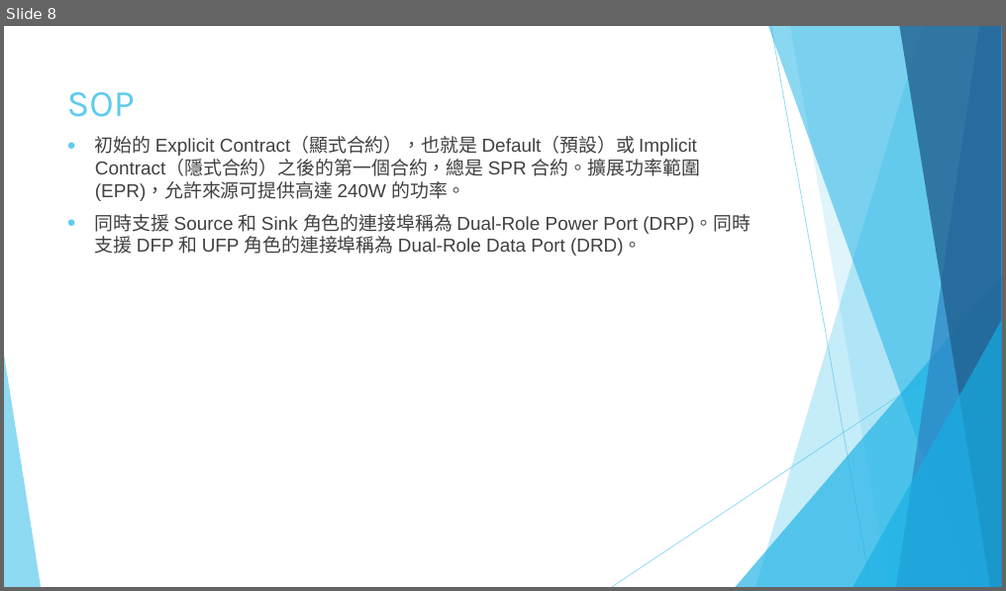
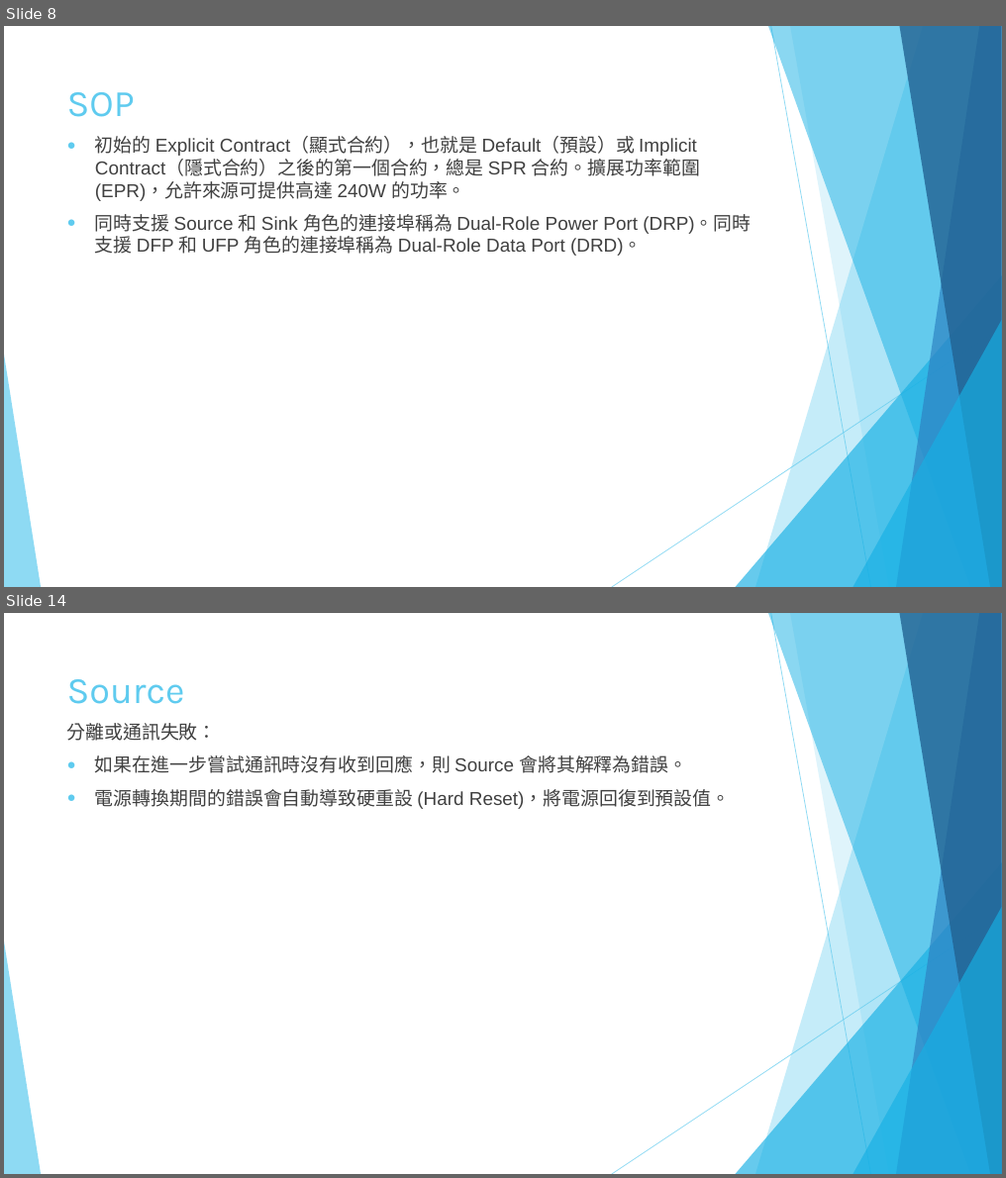
Before and after one commit to victorchan0617/CY4541, a slide deck: USB PD協議.pptx. Shown one above the other, each under a label of ours: slide 8 before the commit, slides 8 and 14 after it; the slides between them are not shown. The pictures are 1006x591 and 1006x1178 pixels, drawn with LibreOffice and Linux fonts; fonts in the diff are those of the drawing. Boxes give left, top, right and bottom in pixels: in the first picture for what was removed or moved away, otherwise in the second. Text is boxed around its words. In the diff, an @@ line names an element or a change of style, - is before the commit and + after.

```diff
--- a/USB PD協議.pptx
+++ b/USB PD協議.pptx
@@ slide 14 added at (4,613,1002,1174), background #FFFFFF; not listed: 10 template elements that a slide beside it also shows @@
@@ title added at (67,679,185,704), 36 pt, text #5FCBEF @@
+Source
@@ text added at (67,723,731,809), 18 pt, text #404040 @@
+分離或通訊失敗：
+● 如果在進一步嘗試通訊時沒有收到回應，則 Source 會將其解釋為錯誤。
+● 電源轉換期間的錯誤會自動導致硬重設 (Hard Reset)，將電源回復到預設值。
```
Also in this commit, not shown: 1 slide changed, 48 other slides added.
